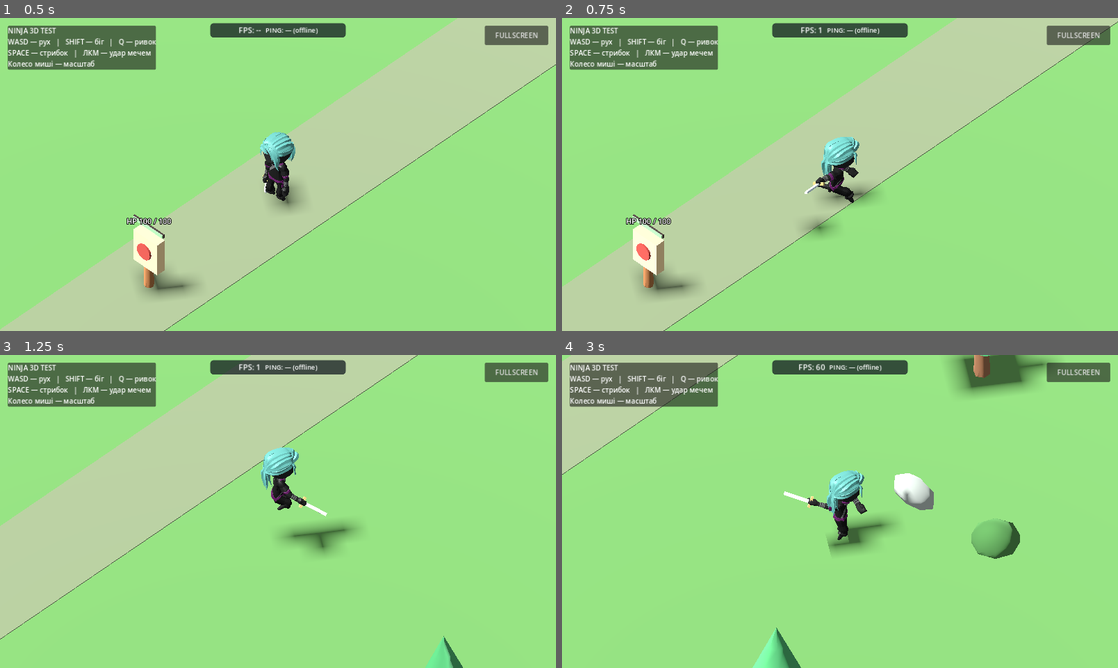
Above: before the commit, frames 1-4 (two rows, left to right).
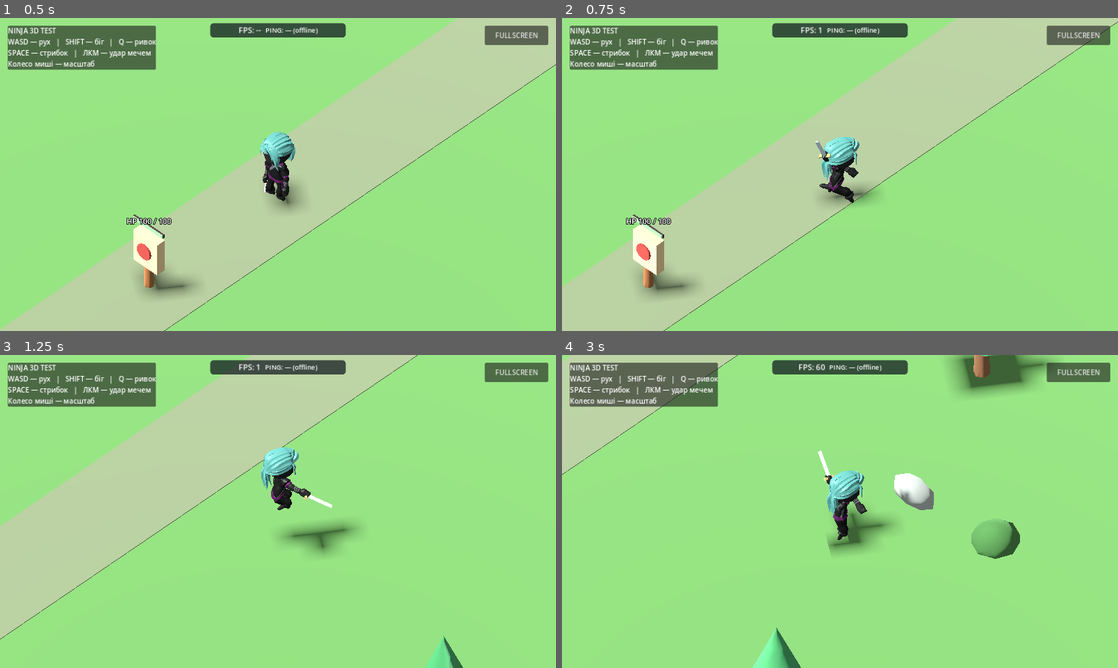
Above: after the commit, the same moments.

Repository: levian47/riskfate-3d-pro
Game: Godot game, scene res://main.tscn
Two runs of this game, one before a commit and one after it. Both use one fixed random seed, a clock stepped at 60 frames per second and the inputs below.
Inputs (mouse positions are in pixels of both pictures, inside the frame that each line leads up to):
- Up to frame 1 (0.5 s): no input
- Up to frame 2 (0.75 s): tap Enter at 0.5 s; move the mouse to (962, 158) at 0.52 s; hold D from 0.53 s (still down); hold Shift from 0.53 s (still down); click (962, 158) at 0.67 s
- Up to frame 3 (1.25 s): keep holding D; keep holding Shift; tap Space at 0.77 s
- Up to frame 4 (3 s): release D at 1.25 s; release Shift at 1.25 s; drag from (728, 527) to (812, 574) at 1.27 s; move the mouse to (895, 442) at 2.02 s; hold D 2.03-2.75 s; hold Shift 2.03-2.75 s; drag from (812, 574) to (673, 464) at 2.77 s

Frame 1 is identical in both runs. In frame 2, 0.5% of the frame differs, in the area x 43-52%, y 39-70%; in frame 3, 0.3%; in frame 4, 0.5%, in the area x 39-62%, y 30-56%.

Commit message:
fix: generate missing shoulder rotation track after glTF optimization

Diff:
--- a/main.gd
+++ b/main.gd
@@ -356,6 +356,16 @@
 	return ""
 
 
+func _shoulder_strike_correction(phase: float) -> Quaternion:
+	# Godot can optimize an unchanging glTF shoulder animation track away.
+	# Corrected rotations in a generated track are relative to its rest pose.
+	var influence := smoothstep(0.02, 0.16, phase) * (1.0 - smoothstep(0.65, 0.98, phase))
+	var sweep_progress := smoothstep(0.16, 0.45, phase)
+	var yaw := deg_to_rad(lerpf(ATTACK_FORWARD_START_YAW, ATTACK_FORWARD_FINISH_YAW, sweep_progress) * influence)
+	var pitch := deg_to_rad(ATTACK_FORWARD_PITCH * influence)
+	return Quaternion(Vector3.RIGHT, pitch) * Quaternion(Vector3.UP, yaw)
+
+
 func _make_wider_sword_slash(source_name: String) -> String:
 	# Keep the imported clip untouched; build an independently editable variation.
 	# Extrapolate the upper arm as before, then steer the right shoulder so the
@@ -365,6 +375,8 @@
 		return ""
 	var wide := source.duplicate(true) as Animation
 	var altered_keys := 0
+	var upper_arm_track := -1
+	var shoulder_track_found := false
 	for track in range(wide.get_track_count()):
 		if wide.track_get_type(track) != Animation.TYPE_ROTATION_3D:
 			continue
@@ -378,6 +390,7 @@
 		if key_count < 2:
 			continue
 		if bone_name == "UpperArm.R":
+			upper_arm_track = track
 			# Keep the previously accepted size of the sweep unchanged.
 			var start_rotation: Quaternion = wide.track_get_key_value(track, 0)
 			for key_index in range(1, key_count):
@@ -393,20 +406,26 @@
 				wide.track_set_key_value(track, key_index, wider_rotation.normalized())
 				altered_keys += 1
 		elif bone_name == "Shoulder.R":
-			# Turn the strike's sector across the front of the body.
-			# Smooth fade at the start/end prevents a snap back to idle.
+			shoulder_track_found = true
 			for key_index in range(key_count):
 				var phase: float = wide.track_get_key_time(track, key_index) / wide.length
-				var influence := smoothstep(0.02, 0.16, phase) * (1.0 - smoothstep(0.65, 0.98, phase))
-				if influence <= 0.001:
-					continue
-				var sweep_progress := smoothstep(0.16, 0.45, phase)
-				var yaw := deg_to_rad(lerpf(ATTACK_FORWARD_START_YAW, ATTACK_FORWARD_FINISH_YAW, sweep_progress) * influence)
-				var pitch := deg_to_rad(ATTACK_FORWARD_PITCH * influence)
-				var correction := Quaternion(Vector3.RIGHT, pitch) * Quaternion(Vector3.UP, yaw)
+				var correction := _shoulder_strike_correction(phase)
 				var shoulder_rotation: Quaternion = wide.track_get_key_value(track, key_index)
 				wide.track_set_key_value(track, key_index, (correction * shoulder_rotation).normalized())
 				altered_keys += 1
+
+	# Imported glTF often drops constant Shoulder.R tracks. Build the missing
+	# rotation track using the existing upper-arm key times and bone NodePath.
+	if not shoulder_track_found and upper_arm_track >= 0:
+		var upper_path := String(wide.track_get_path(upper_arm_track))
+		var shoulder_path := upper_path.replace("UpperArm.R", "Shoulder.R")
+		var new_track := wide.add_track(Animation.TYPE_ROTATION_3D)
+		wide.track_set_path(new_track, NodePath(shoulder_path))
+		for key_index in range(wide.track_get_key_count(upper_arm_track)):
+			var key_time := wide.track_get_key_time(upper_arm_track, key_index)
+			var correction := _shoulder_strike_correction(key_time / wide.length)
+			wide.rotation_track_insert_key(new_track, key_time, correction.normalized())
+			altered_keys += 1
 	if altered_keys == 0:
 		push_warning("SwordSlash: upper-arm animation track cannot be widened")
 		return ""
--- a/tests/gameplay_smoke.gd
+++ b/tests/gameplay_smoke.gd
@@ -113,14 +113,16 @@
 			if String(path.get_subname(path.get_subname_count() - 1)) == "Shoulder.R":
 				shoulder_wide = i
 				break
-	if not _require(shoulder_source >= 0 and shoulder_wide >= 0, "Right shoulder rotation tracks must exist"):
-		return
-	if not _require(original_clip.track_get_key_count(shoulder_source) == wide_clip.track_get_key_count(shoulder_wide), "Shoulder timing must stay unchanged"):
+	if not _require(shoulder_wide >= 0, "Right shoulder rotation must be generated in modified clip"):
+		return
+	if shoulder_source >= 0 and not _require(original_clip.track_get_key_count(shoulder_source) == wide_clip.track_get_key_count(shoulder_wide), "Existing shoulder timing must stay unchanged"):
 		return
 	var opening_shifted := false
 	var contact_shifted := false
 	for i in range(wide_clip.track_get_key_count(shoulder_wide)):
-		var original_q: Quaternion = original_clip.track_get_key_value(shoulder_source, i)
+		var original_q := Quaternion.IDENTITY
+		if shoulder_source >= 0:
+			original_q = original_clip.track_get_key_value(shoulder_source, i)
 		var adjusted_q: Quaternion = wide_clip.track_get_key_value(shoulder_wide, i)
 		var time_fraction: float = wide_clip.track_get_key_time(shoulder_wide, i) / wide_clip.length
 		var relative_q := (adjusted_q * original_q.inverse()).normalized()
@@ -131,10 +133,13 @@
 			contact_shifted = true
 	if not _require(opening_shifted and contact_shifted, "Sword swing must steer across the frontal sector"):
 		return
-	var first_q: Quaternion = original_clip.track_get_key_value(shoulder_source, 0)
+	var first_q := Quaternion.IDENTITY
+	var last_q := Quaternion.IDENTITY
+	if shoulder_source >= 0:
+		first_q = original_clip.track_get_key_value(shoulder_source, 0)
+		last_q = original_clip.track_get_key_value(shoulder_source, original_clip.track_get_key_count(shoulder_source) - 1)
 	var first_wide_q: Quaternion = wide_clip.track_get_key_value(shoulder_wide, 0)
 	var last_index := wide_clip.track_get_key_count(shoulder_wide) - 1
-	var last_q: Quaternion = original_clip.track_get_key_value(shoulder_source, last_index)
 	var last_wide_q: Quaternion = wide_clip.track_get_key_value(shoulder_wide, last_index)
 	if not _require(first_q.angle_to(first_wide_q) < 0.01 and last_q.angle_to(last_wide_q) < 0.01, "Shoulder must smoothly return to original pose"):
 		return
